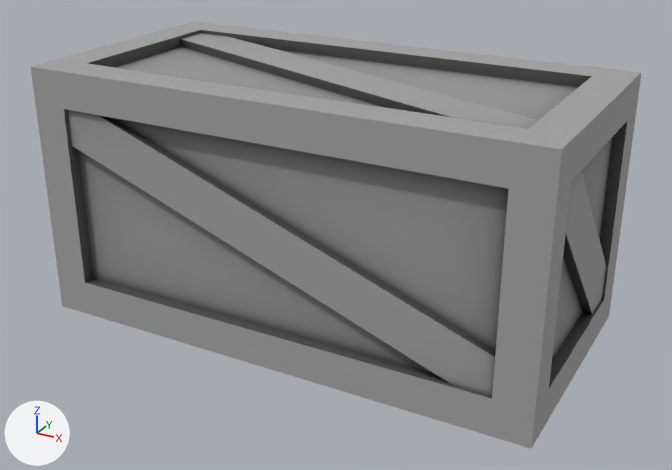
Two versions of the COLLADA model PepperJourney/Game.scnassets/scenario/box/box.dae, one commit apart.
Rendered twice from a camera (50 mm lens) standing at (18.0, -32.4, 20.0) and looking at (0.4, -0.5, 4.0). Lighting does not change. The marker at lower left points along +X, +Y and +Z. Where no turn or scale is listed for an object, it has been applied to the vertices.
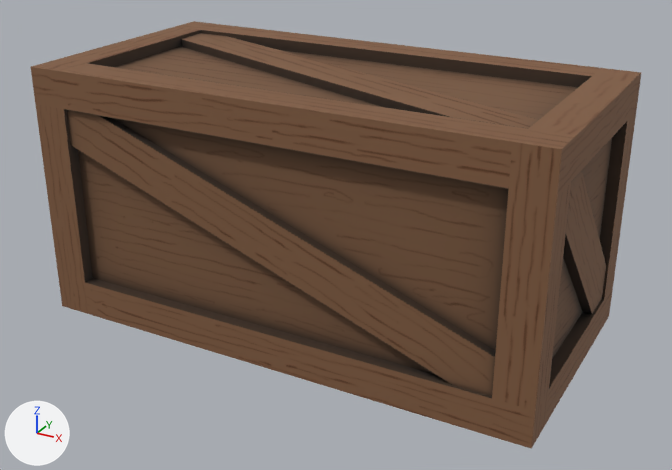
Pixel boxes [x1, y1, x2, y2] of what changed, in the pictures (672 x 470 px):
```json
{"object": "Cube", "change": "surface changed", "before": [31, 21, 642, 449], "after": [31, 21, 642, 449], "on screen": "grey to brown"}
```

Edits to the scene script, one JSON object a line:
```json
{"op": "add", "block": "img_caixa_png", "code": ["img_caixa_png = load_image('caixa.png', '../../textures/caixa.png', 1024, 1024, 'sRGB')"]}
{"op": "set", "path": "mat_material.texture", "old": "img_aobox_png", "new": "img_caixa_png"}
```
